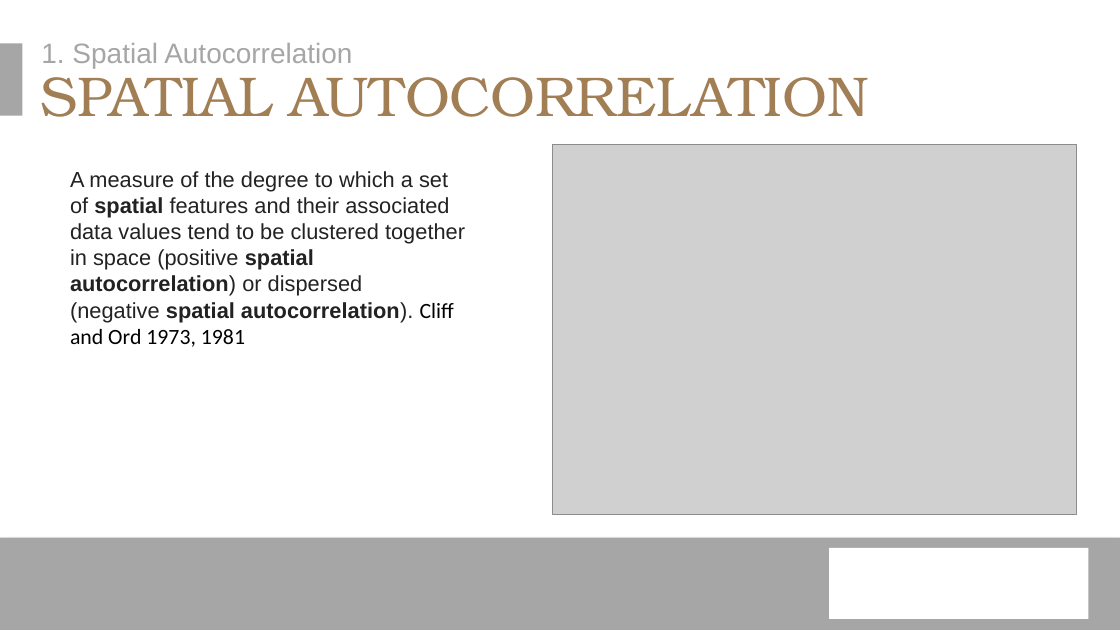
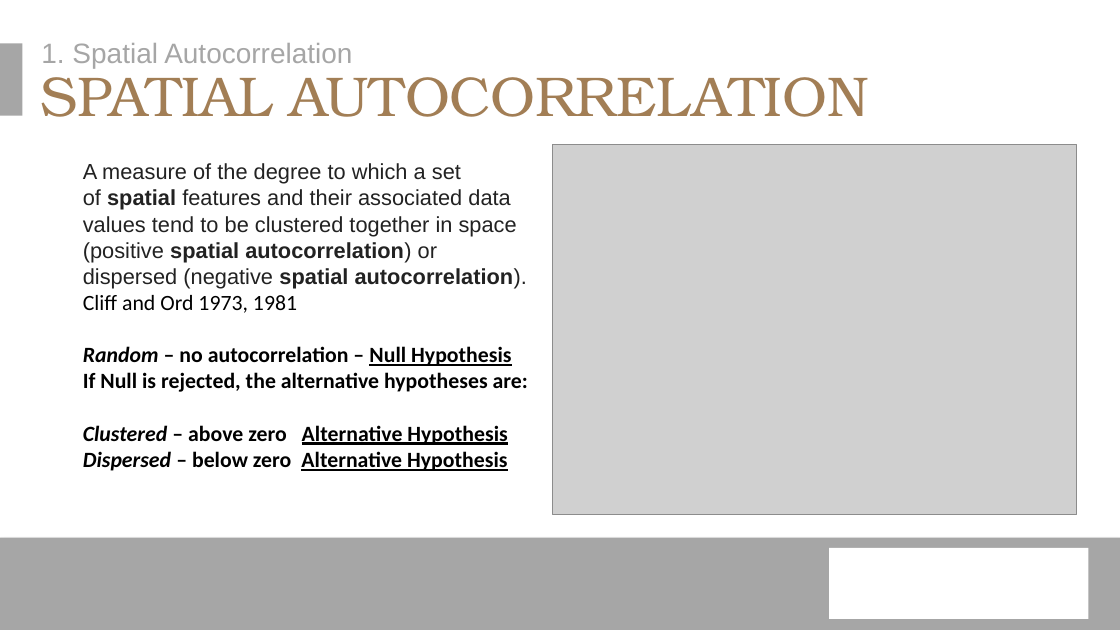
Before and after one commit to erichseamon/BCB503_advanced_geospatial_workshop, a slide deck: slide 4 of doc/BCB_Intro_Advanced_Analysis_1_2021.pptx (slide 3 before the commit). Drawn at 1120x630 pixels with LibreOffice and Linux fonts; fonts in the diff are those of the drawing; grey boxes stand for pictures; background and template pictures are left out. Boxes give left, top, right and bottom in pixels: in the first picture for what was removed or moved away, otherwise in the second. Text is boxed around its words. In the diff, an @@ line names an element or a change of style, - is before the commit and + after.

```diff
--- a/doc/BCB_Intro_Advanced_Analysis_1_2021.pptx
+++ b/doc/BCB_Intro_Advanced_Analysis_1_2021.pptx
@@ text "A measure of the degree ...": place and size @@
-text "A measure of the degree ..." at [70, 171, 465, 347]
+text "A measure of the degree ..." at [83, 163, 528, 471]
@@ text at [83, 346, 528, 471]: paragraphs added @@
+Random – no autocorrelation – Null Hypothesis
+If Null is rejected, the alternative hypotheses are:
+Clustered – above zero Alternative Hypothesis
+Dispersed – below zero Alternative Hypothesis
```
Also in this commit, not shown: 2 other slides changed, 2 slides added, 1 slide removed, 2 other files.
